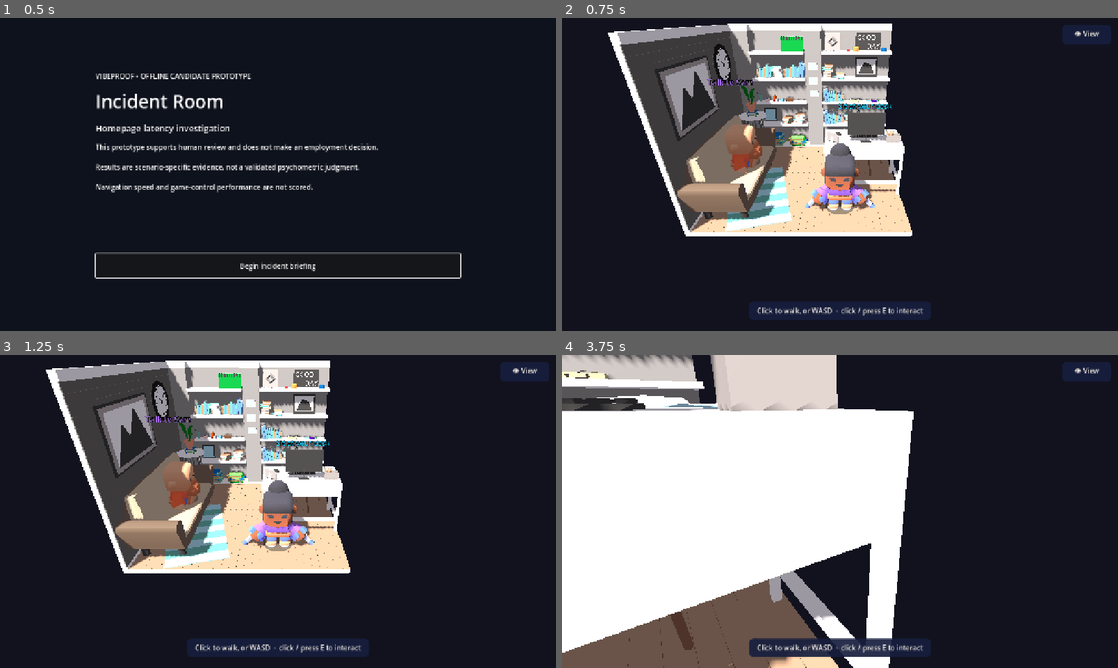
Above: before the commit, frames 1-4 (two rows, left to right).
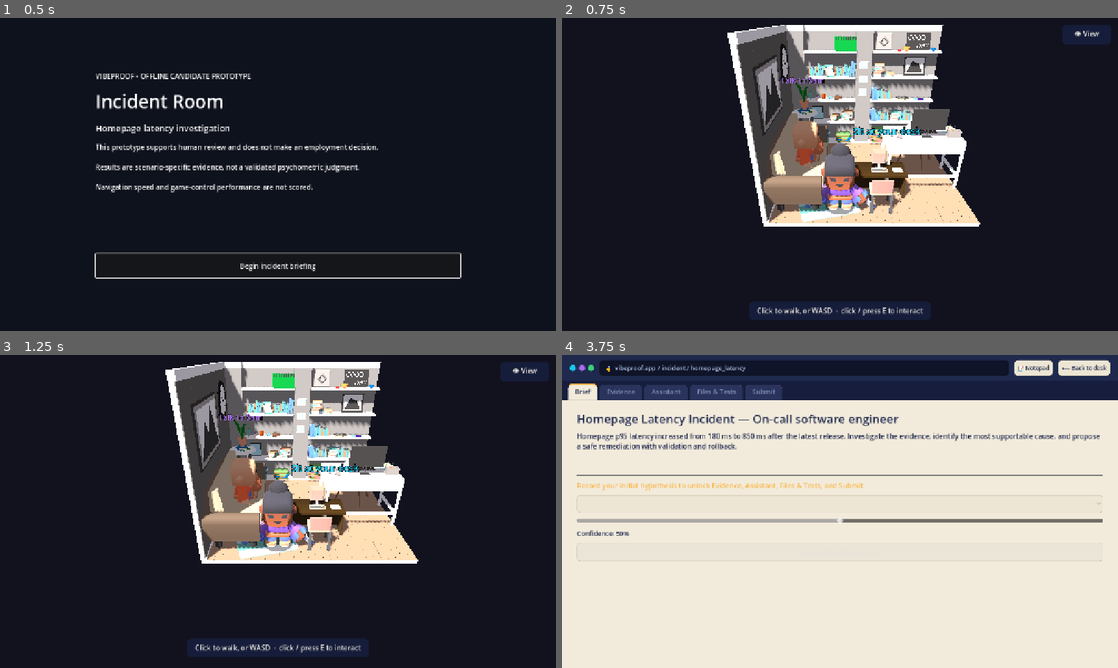
Above: after the commit, the same moments.

Repository: mengfoong-dev/codex-candidate-assesment-system
Game: Godot game, scene res://scenes/main/main.tscn
Same seed, same stepped clock (60 frames per second), same inputs: the game is played once before the commit and once after it.
Inputs (mouse positions are in pixels of both pictures, inside the frame that each line leads up to):
- Up to frame 1 (0.5 s): no input
- Up to frame 2 (0.75 s): click "Begin incident briefing" at 0.5 s
- Up to frame 3 (1.25 s): no input
- Up to frame 4 (3.75 s): click "👁 View" at 1.25 s; tap Enter at 2, 2.75 s; move the mouse to (962, 495) at 2.02 s; hold D (move_right) 2.03-2.75 s; tap E (interact) at 2.1 s; click (962, 495) at 2.17 s; drag from (728, 527) to (812, 574) at 2.77 s; click (762, 639) at 3.5 s, where only the run after the commit has a clickable "💻 Open PC"

Frame 1 is identical in both runs. In frame 2, 31% of the frame differs, in the area x 8-76%, y 1-70%; in frame 3, 31%; in frame 4, 98%, in the area x 0-100%, y 0-100%.

Commit message:
feat: controllable desk workstation (own scene), over-the-shoulder desk view
Replace the baked corner desk as the player's station with a separate workstation.tscn
(VNB desk + monitor + keyboard + a notepad object + chair) placed front-center facing
into the room, so it can be freely oriented and the tabletop visibly has the PC + notes.
Seat + camera retuned to a clean over-the-shoulder framing. Note: true first-person is
not viable in Office Room 15 (a cutaway diorama with no ceiling/4th wall — an in-room eye
view sees the void), so the desk hub uses over-the-shoulder.

Diff:
--- a/apps/incident-room/scenes/room/incident_room.tscn
+++ b/apps/incident-room/scenes/room/incident_room.tscn
@@ -6,6 +6,7 @@
 [ext_resource type="PackedScene" uid="uid://dbph8hxieq235" path="res://assets/third_party/office-room-15/office_room_15.glb" id="18_room"]
 [ext_resource type="Script" path="res://scripts/presentation/mesh_collider.gd" id="21_collider"]
 [ext_resource type="PackedScene" path="res://scenes/player/senior_visual.tscn" id="24_senior"]
+[ext_resource type="PackedScene" path="res://scenes/room/workstation.tscn" id="25_workstation"]
 
 [sub_resource type="Environment" id="Environment_room"]
 background_mode = 1
@@ -83,8 +84,11 @@
 station_title = "Talk to Sam"
 accent_color = Color(0.66, 0.42, 0.94, 1)
 
+[node name="Workstation" parent="." instance=ExtResource("25_workstation")]
+transform = Transform3D(1, 0, 0, 0, 1, 0, 0, 0, 1, 0.3, 0, 1.4)
+
 [node name="MyDesk" type="Node3D" parent="."]
-transform = Transform3D(1, 0, 0, 0, 1, 0, 0, 0, 1, 1.75, 0, -0.2)
+transform = Transform3D(1, 0, 0, 0, 1, 0, 0, 0, 1, 0.3, 0, 2.1)
 
 [node name="Trigger" parent="MyDesk" instance=ExtResource("2_station")]
 station_id = "my_desk"
@@ -92,6 +96,6 @@
 accent_color = Color(0.1, 0.78, 0.95, 1)
 
 [node name="Player" parent="." instance=ExtResource("1_player")]
-position = Vector3(1.0, 0.05, 1.7)
+position = Vector3(-0.8, 0.05, 2.2)
 camera_path = NodePath("../Camera3D")
 movement_speed = 2.8
--- /dev/null
+++ b/apps/incident-room/scenes/room/workstation.tscn
@@ -0,0 +1,34 @@
+[gd_scene load_steps=7 format=3]
+
+[ext_resource type="Mesh" uid="uid://ct0wwua8701fu" path="res://assets/third_party/vnb-office-set/Office_Desk_1.obj" id="1_desk"]
+[ext_resource type="Mesh" uid="uid://cegvvfbyb7qsr" path="res://assets/third_party/vnb-office-set/Computer_Monitor.obj" id="2_mon"]
+[ext_resource type="Mesh" uid="uid://duc4pwb5u6sv0" path="res://assets/third_party/vnb-office-set/Computer_Keyboard.obj" id="3_key"]
+[ext_resource type="Mesh" uid="uid://do7o868e5cnsb" path="res://assets/third_party/vnb-office-set/Chair_A.obj" id="4_chair"]
+
+[sub_resource type="BoxMesh" id="NotepadMesh"]
+size = Vector3(0.26, 0.03, 0.2)
+
+[sub_resource type="StandardMaterial3D" id="NotepadMat"]
+albedo_color = Color(0.98, 0.97, 0.92, 1)
+
+[node name="Workstation" type="Node3D"]
+
+[node name="Desk" type="MeshInstance3D" parent="."]
+mesh = ExtResource("1_desk")
+
+[node name="Monitor" type="MeshInstance3D" parent="."]
+transform = Transform3D(-1, 0, 0, 0, 1, 0, 0, 0, -1, 0, 0.95, -0.15)
+mesh = ExtResource("2_mon")
+
+[node name="Keyboard" type="MeshInstance3D" parent="."]
+transform = Transform3D(1, 0, 0, 0, 1, 0, 0, 0, 1, 0, 0.95, 0.12)
+mesh = ExtResource("3_key")
+
+[node name="Notepad" type="MeshInstance3D" parent="."]
+transform = Transform3D(1, 0, 0, 0, 1, 0, 0, 0, 1, 0.5, 0.965, 0.1)
+mesh = SubResource("NotepadMesh")
+surface_material_override/0 = SubResource("NotepadMat")
+
+[node name="Chair" type="MeshInstance3D" parent="."]
+transform = Transform3D(-1, 0, 0, 0, 1, 0, 0, 0, -1, 0, 0, 0.62)
+mesh = ExtResource("4_chair")
--- a/apps/incident-room/scripts/presentation/main.gd
+++ b/apps/incident-room/scripts/presentation/main.gd
@@ -28,9 +28,12 @@
 
 # Where the player sits at the desk (facing the monitor, legs under the desk) and the
 # seated first-person camera framing the desktop. The built-in desk sits at ~(1.75, -0.5).
-const DESK_SEAT := Transform3D(Basis(Vector3.UP, PI), Vector3(1.75, 0.45, 0.5))
-const DESK_CAM_POS := Vector3(1.75, 2.5, 3.4)
-const DESK_CAM_LOOK := Vector3(1.75, 0.95, -0.4)
+# Player sits behind the workstation (at +Z) facing -Z toward the monitor and the open
+# room beyond. Over-the-shoulder desk framing (from outside the cutaway looking in) —
+# a true in-room first-person view sees the diorama's open void, so we frame from behind.
+const DESK_SEAT := Transform3D(Basis(Vector3.UP, PI), Vector3(0.3, 0.45, 2.0))
+const DESK_CAM_POS := Vector3(0.3, 2.3, 4.3)
+const DESK_CAM_LOOK := Vector3(0.3, 0.9, 1.1)
 
 var _desk_hud: Control
 
Not shown: 1 places in apps/incident-room/scenes/room/incident_room.tscn that only renumber resources
